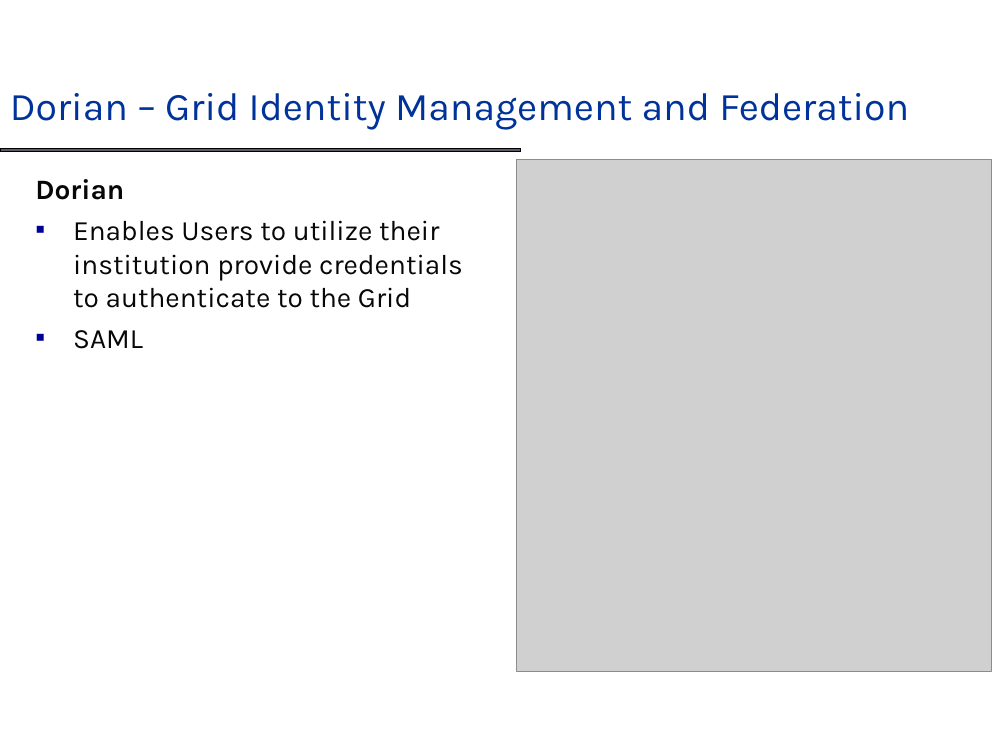
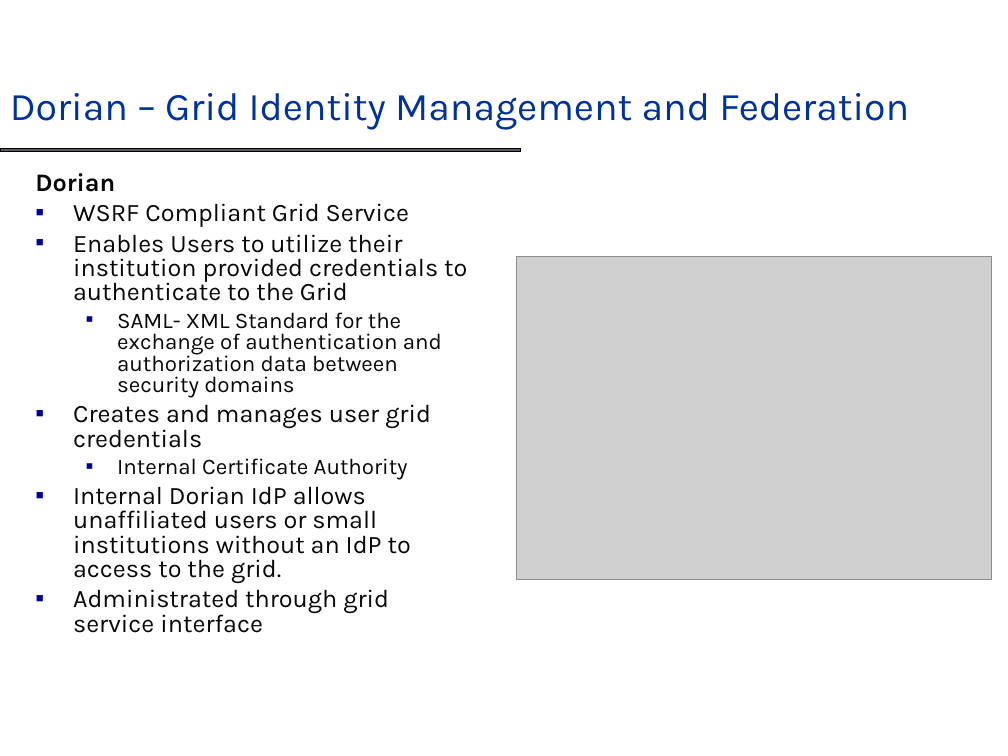
Before and after one commit to NCIP/cagrid-portal, a slide deck: slide 9 of cagrid-1-0/Documentation/presentations/dorian/Dorian_DIALOGUE2.ppt. Drawn at 1008x756 pixels with LibreOffice and Linux fonts; fonts in the diff are those of the drawing; grey boxes stand for pictures; background and template pictures are left out. Boxes give left, top, right and bottom in pixels: in the first picture for what was removed or moved away, otherwise in the second. Text is boxed around its words. In the diff, an @@ line names an element or a change of style, - is before the commit and + after.

```diff
--- a/cagrid-1-0/Documentation/presentations/dorian/Dorian_DIALOGUE2.ppt
+++ b/cagrid-1-0/Documentation/presentations/dorian/Dorian_DIALOGUE2.ppt
@@ text at <box>35,173,115,192</box>: size 20 to 18 pt in "Dorian"; line spacing 1 to 0.8 @@
@@ text at <box>73,203,467,633</box>: text changed; size 20 to 18 pt @@
-▪ Enables Users to utilize their institution provide credentials to authenticate to the Grid
-▪ SAML
+▪ WSRF Compliant Grid Service
+▪ Enables Users to utilize their institution provided credentials to authenticate to the Grid
+  ▪ SAML- XML Standard for the exchange of authentication and authorization data between security domains
+▪ Creates and manages user grid credentials
+  ▪ Internal Certificate Authority
+▪ Internal Dorian IdP allows unaffiliated users or small institutions without an IdP to access to the grid.
+▪ Administrated through grid service interface
@@ picture: place and size @@
-picture at <box>516,159,991,671</box>
+picture at <box>517,257,992,580</box>
```
Also in this commit, not shown: 5 slides added.
